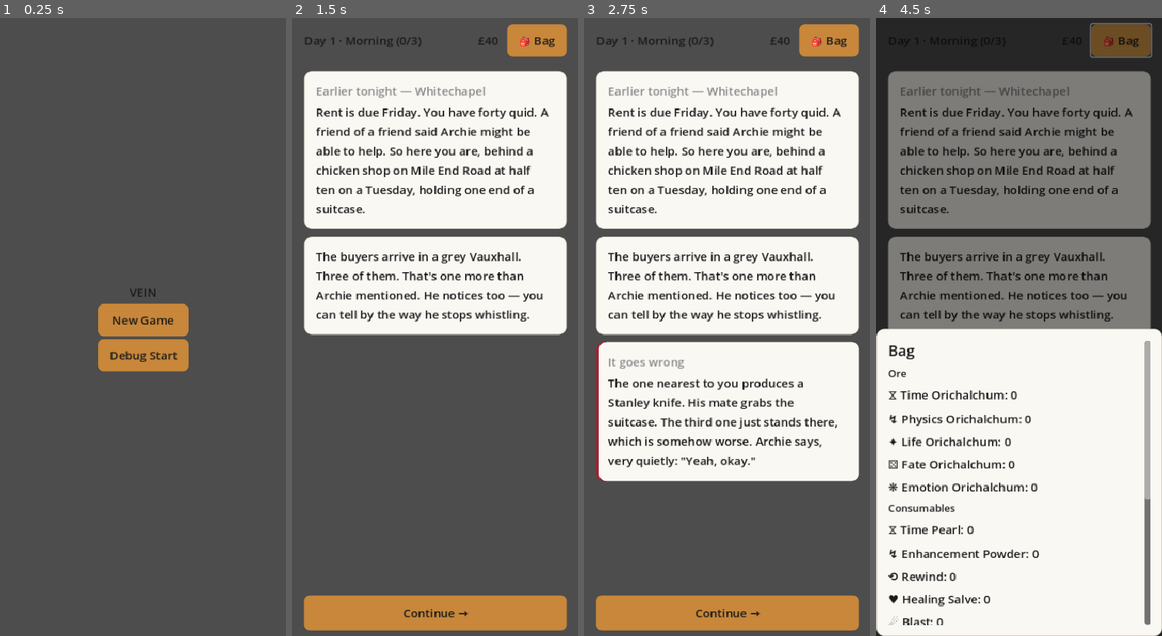
Above: before the commit, frames 1-4 (left to right).
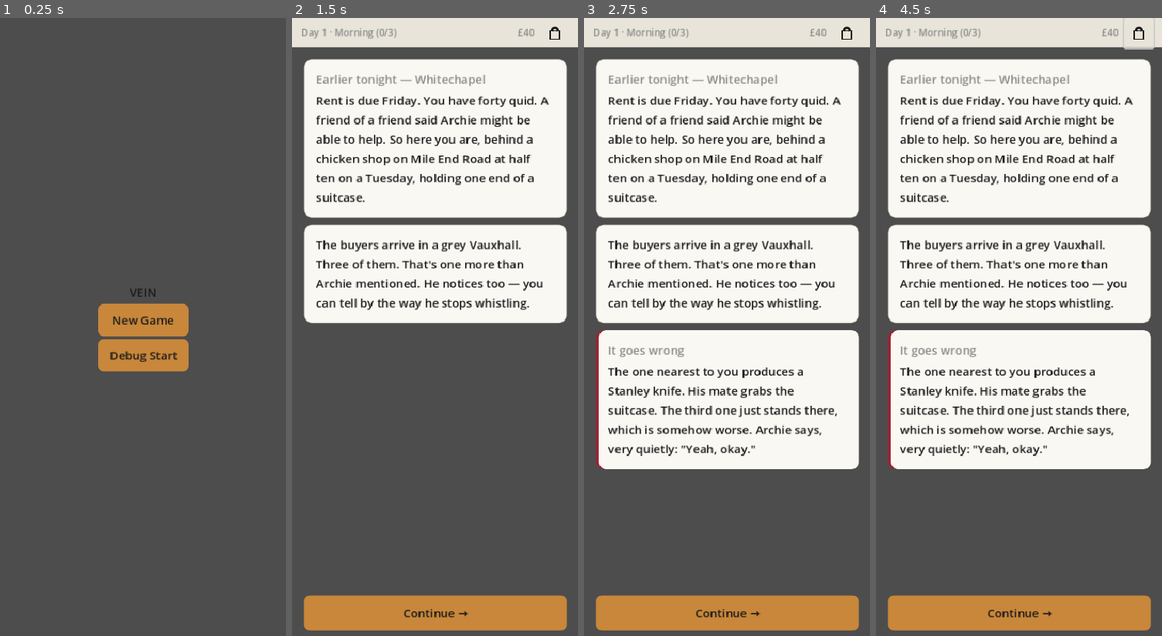
Above: after the commit, the same moments.

Repository: rdefm/veins-of-london
Game: Godot game, scene res://scenes/Main.tscn
The game is run twice, just before and just after one commit, with the same random seed, the same clock (stepped at 60 frames per second) and the same inputs.
Inputs (mouse positions are in pixels of both pictures, inside the frame that each line leads up to):
- Up to frame 1 (0.25 s): no input
- Up to frame 2 (1.5 s): click "New Game" at 0.5 s; click "Continue →" at 1.25 s
- Up to frame 3 (2.75 s): click "Continue →" at 2 s
- Up to frame 4 (4.5 s): click (1121, 42) at 2.75 s, where only the run before the commit has a clickable "🎒 Bag"; click (1139, 30) at 3.52 s; click (1121, 42) at 4.25 s, where only the run before the commit has a clickable "🎒 Bag"

The runs differ from the first frame. In frame 2, 23% of the frame differs, in the area x 0-100%, y 0-52%; in frame 3, 31%; in frame 4, 82%, in the area x 0-100%, y 0-100%.

Commit message:
11-phone-os-shell-03: status bar restyle
Restyles the persistent TopBar (cash/day/bag) as subdued system chrome
instead of a game HUD: thinner (56->40px), flat edge-to-edge strip with
a hairline border, smaller muted text, and a flat icon-only bag button
in place of the orange emoji text pill. No data, visibility, or
behavior change. Cascades TopBar.BAR_HEIGHT into the other three spots
that were hardcoding the old 56px figure.

Co-Authored-By: Claude Sonnet 5 <noreply@anthropic.com>
Claude-Session: https://claude.ai/code/session_013vuV5vQRCVTyEXRfwLfE9o

Diff:
--- a/scenes/components/notification_toast.gd
+++ b/scenes/components/notification_toast.gd
@@ -15,7 +15,7 @@
 
 	_entries_container = VBoxContainer.new()
 	UI.anchor_top_wide(_entries_container)
-	_entries_container.offset_top = 56.0  # clears the persistent top bar (TopBar.BAR_HEIGHT)
+	_entries_container.offset_top = TopBar.BAR_HEIGHT  # clears the persistent top bar
 	_entries_container.mouse_filter = Control.MOUSE_FILTER_IGNORE
 	add_child(_entries_container)
 
--- a/scenes/components/top_bar.gd
+++ b/scenes/components/top_bar.gd
@@ -5,8 +5,27 @@
 # Main.gd shows this on every screen except title/intro — unlike NavBar,
 # which also hides during event/combat, this one stays up there too, so the
 # bag button keeps working mid-event and mid-combat per D4.4.
+#
+# Restyled (phone-os-shell ticket 03) to read as subdued system chrome
+# rather than a floating game HUD: thinner (was 56px), a flat edge-to-edge
+# strip with a hairline bottom border instead of no background at all,
+# smaller muted-grey text, and a flat icon-only bag button — same
+# UI.icon_button(Icons.draw_bag, ...) helper map.gd's local top bar uses
+# (bugfixes ticket 13), plus flat=true here for the subdued look — instead
+# of an orange "🎒 Bag" text pill. Same data, same visibility rules, same
+# actions — visual pass only, per the ticket's explicit no-behavior-change
+# scope.
 
-const BAR_HEIGHT := 56.0
+const BAR_HEIGHT := 40.0
+
+# _BORDER_COLOR matches theme/main_theme.tres's StyleBoxFlat_panel border;
+# _TEXT_COLOR matches UI.muted_label()'s font_color override. Restated here
+# rather than shared because neither is exposed as a named constant on UI
+# or the theme resource today.
+const _BG_COLOR := Color(0.909804, 0.894118, 0.85098, 1)
+const _BORDER_COLOR := Color(0.831373, 0.811765, 0.768627, 1)
+const _TEXT_COLOR := Color(0.541176, 0.541176, 0.541176, 1)
+const _FONT_SIZE := 13
 
 var _day_label: Label
 var _cash_label: Label
@@ -16,15 +35,22 @@
 	UI.anchor_top_wide(self)
 	offset_bottom = BAR_HEIGHT
 
+	var bg := Panel.new()
+	UI.anchor_full_rect(bg)
+	var style := StyleBoxFlat.new()
+	style.bg_color = _BG_COLOR
+	style.border_width_bottom = 1
+	style.border_color = _BORDER_COLOR
+	bg.add_theme_stylebox_override("panel", style)
+	add_child(bg)
+
 	var margin := MarginContainer.new()
 	UI.anchor_full_rect(margin)
-	margin.add_theme_constant_override("margin_left", 16)
-	margin.add_theme_constant_override("margin_right", 16)
-	margin.add_theme_constant_override("margin_top", 8)
-	margin.add_theme_constant_override("margin_bottom", 8)
+	margin.add_theme_constant_override("margin_left", 12)
+	margin.add_theme_constant_override("margin_right", 12)
 	add_child(margin)
 
-	var row := UI.hbox(12)
+	var row := UI.hbox(8)
 	row.size_flags_horizontal = Control.SIZE_EXPAND_FILL
 	margin.add_child(row)
 
@@ -39,6 +65,7 @@
 	# of fighting the container over minimum size.
 	_day_label = UI.label("")
 	_day_label.autowrap_mode = TextServer.AUTOWRAP_OFF
+	_style_status_text(_day_label)
 	row.add_child(_day_label)
 
 	var spacer := Control.new()
@@ -47,12 +74,25 @@
 
 	_cash_label = UI.label("")
 	_cash_label.autowrap_mode = TextServer.AUTOWRAP_OFF
+	_style_status_text(_cash_label)
 	row.add_child(_cash_label)
 
-	row.add_child(UI.button("🎒 Bag", func(): Bag.open()))
+	var bag_button := UI.icon_button(Icons.draw_bag, func(): Bag.open())
+	bag_button.flat = true
+	row.add_child(bag_button)
 
 	EventBus.state_changed.connect(_refresh)
 	_refresh()
+
+
+# Shrinks each status label to its own text-driven minimum height (rather
+# than the default FILL, which would stretch it to the row's full height
+# and draw the text pinned at the top) so it sits vertically centred
+# against the bag button, which fills the row at its own fixed 40px size.
+func _style_status_text(l: Label) -> void:
+	l.add_theme_font_size_override("font_size", _FONT_SIZE)
+	l.add_theme_color_override("font_color", _TEXT_COLOR)
+	l.size_flags_vertical = Control.SIZE_SHRINK_CENTER
 
 
 func _refresh() -> void:
--- a/scenes/components/ui.gd
+++ b/scenes/components/ui.gd
@@ -393,7 +393,7 @@
 	margin.size_flags_horizontal = Control.SIZE_EXPAND_FILL
 	margin.add_theme_constant_override("margin_left", 16)
 	margin.add_theme_constant_override("margin_right", 16)
-	margin.add_theme_constant_override("margin_top", 72)  # room below the top bar (TopBar.BAR_HEIGHT + 16)
+	margin.add_theme_constant_override("margin_top", int(TopBar.BAR_HEIGHT) + 16)  # room below the top bar
 	margin.add_theme_constant_override("margin_bottom", 80)  # room above the nav bar
 	sc.add_child(margin)
 
--- a/scenes/screens/event.gd
+++ b/scenes/screens/event.gd
@@ -19,7 +19,7 @@
 	UI.anchor_full_rect(self)
 
 	_scroll = UI.scroll_container()
-	_scroll.offset_top = 56  # clears the persistent top bar (TopBar.BAR_HEIGHT) — visible mid-event per D4.4
+	_scroll.offset_top = TopBar.BAR_HEIGHT  # clears the persistent top bar — visible mid-event per D4.4
 	_scroll.offset_bottom = -64
 	add_child(_scroll)
 
--- a/tests/test_sms_screens.gd
+++ b/tests/test_sms_screens.gd
@@ -4,7 +4,7 @@
 # earliest screens in a genuinely-fresh new game that aren't in Main.gd's
 # NAV_HIDDEN_SCREENS) built their root VBoxContainer with a plain
 # UI.anchor_full_rect(), leaving no room for the persistent NavBar (64px,
-# scenes/components/nav_bar.gd) or TopBar (56px, scenes/components/top_bar.gd)
+# scenes/components/nav_bar.gd) or TopBar (scenes/components/top_bar.gd)
 # that Main.gd draws on top of every screen. The action bar holding the
 # "Continue ->" button ended up pinned flush to the screen's bottom edge —
 # directly underneath the NavBar, which (being added as a later sibling)
Not shown, added: .scratch/11-phone-os-shell/issues/03-status-bar-restyle_COMPLETED.md
